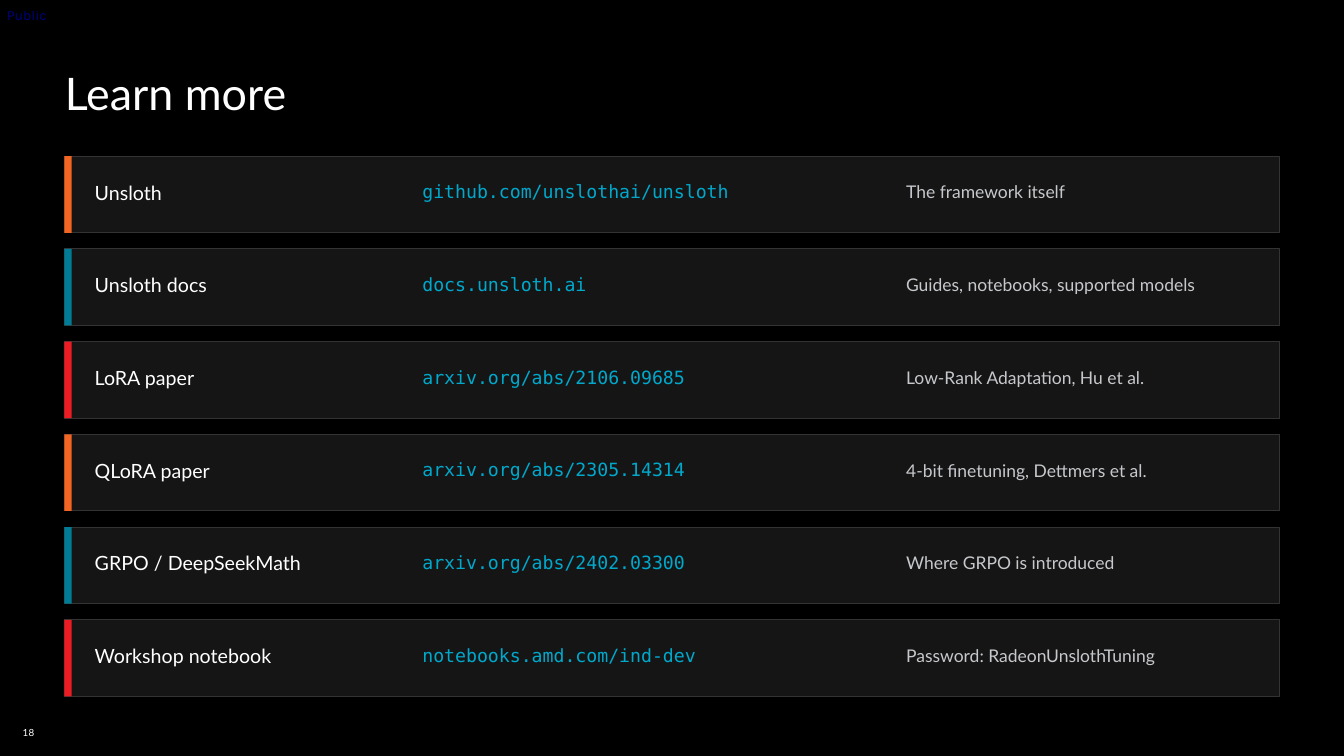
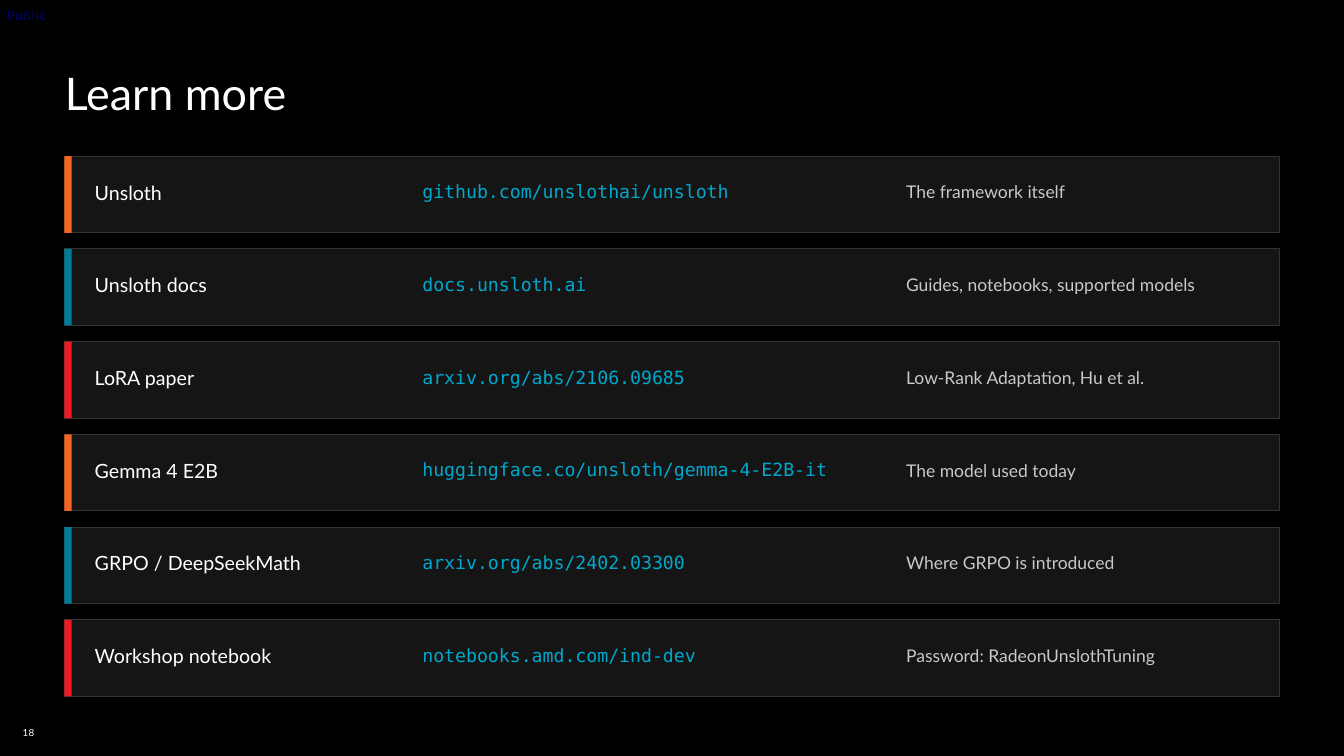
Before and after one commit to TwelveNights/Unsloth-RL-Workshop-on-Radeon, a slide deck: slide 18 of docs/AMD-Unsloth-GRPO-Fine-tuning1.pptx. Drawn at 1344x756 pixels with LibreOffice and Linux fonts; fonts in the diff are those of the drawing; background and template pictures are left out. Boxes give left, top, right and bottom in pixels: in the first picture for what was removed or moved away, otherwise in the second. Text is boxed around its words. In the diff, an @@ line names an element or a change of style, - is before the commit and + after.

```diff
--- a/docs/AMD-Unsloth-GRPO-Fine-tuning1.pptx
+++ b/docs/AMD-Unsloth-GRPO-Fine-tuning1.pptx
@@ text at (x1=95, y1=463, x2=218, y2=478): text changed @@
-QLoRA paper
+Gemma 4 E2B
@@ text at (x1=422, y1=462, x2=827, y2=480): text changed @@
-arxiv.org/abs/2305.14314
+huggingface.co/unsloth/gemma-4-E2B-it
@@ text at (x1=906, y1=464, x2=1075, y2=480): text changed @@
-4-bit finetuning, Dettmers et al.
+The model used today
```
Also in this commit, not shown: 12 other slides changed, 2 other files.
